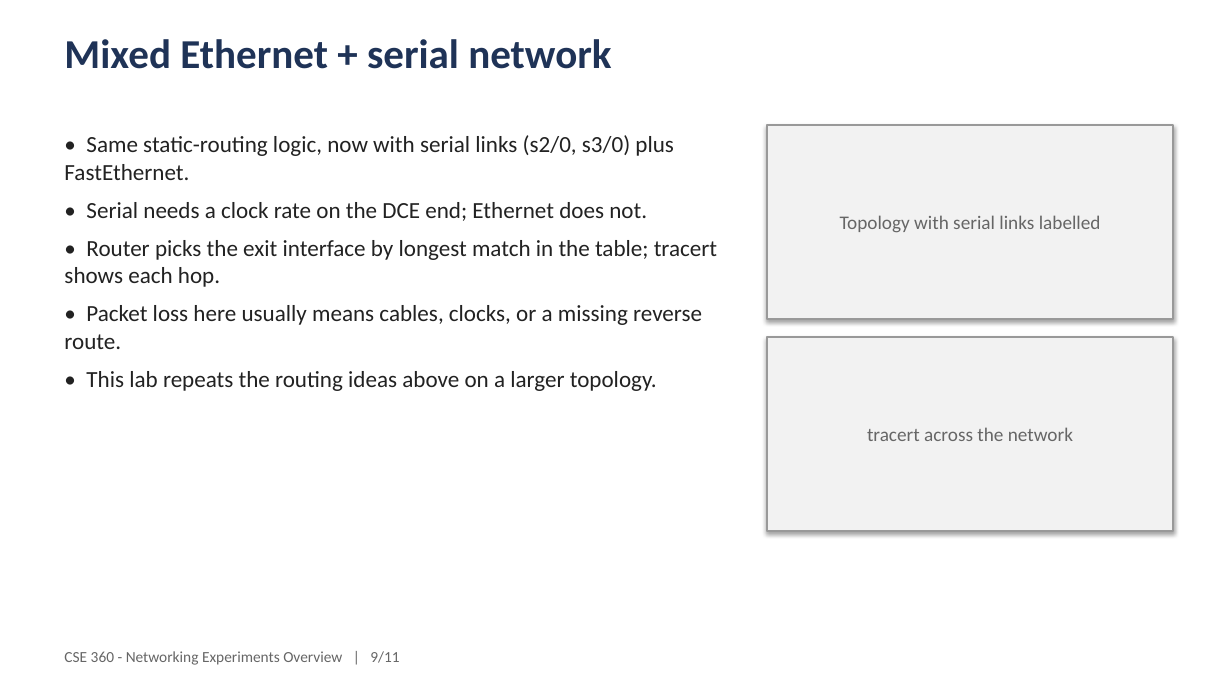
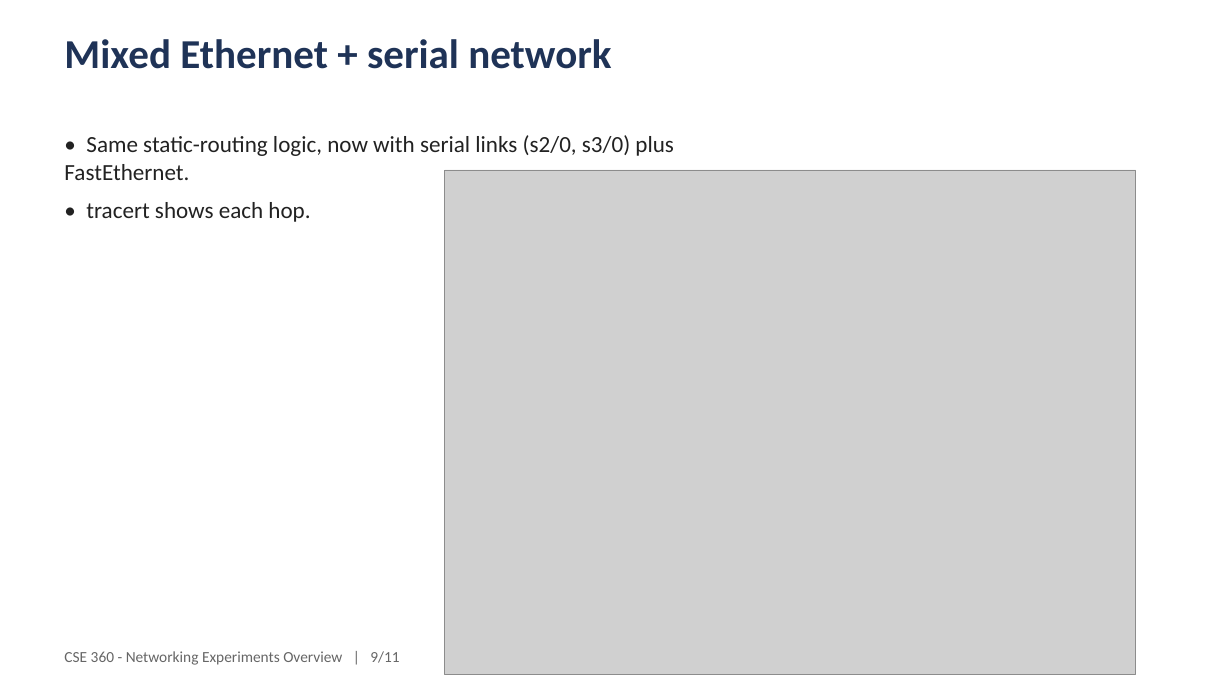
Before and after one commit to A7reus/CSE-360, a slide deck: slide 9 of presentation/CSE360-experiments-overview.pptx. Drawn at 1232x693 pixels with LibreOffice and Linux fonts; fonts in the diff are those of the drawing; grey boxes stand for pictures. Boxes give left, top, right and bottom in pixels: in the first picture for what was removed or moved away, otherwise in the second. Text is boxed around its words. In the diff, an @@ line names an element or a change of style, - is before the commit and + after.

Commit message:
final presentation and pdf

```diff
--- a/presentation/CSE360-experiments-overview.pptx
+++ b/presentation/CSE360-experiments-overview.pptx
@@ rectangle removed at box(767, 125, 1174, 319) @@
-Topology with serial links labelled
@@ picture added at box(445, 170, 1136, 675) @@
@@ text at box(86, 202, 310, 222): text changed @@
-• Serial needs a clock rate on the DCE end; Ethernet does not.
-• Router picks the exit interface by longest match in the table; tracert shows each hop.
-• Packet loss here usually means cables, clocks, or a missing reverse route.
-• This lab repeats the routing ideas above on a larger topology.
+• tracert shows each hop.
@@ rectangle removed at box(767, 337, 1174, 531) @@
-tracert across the network
```
Also in this commit, not shown: 8 other slides changed, 1 other file.
